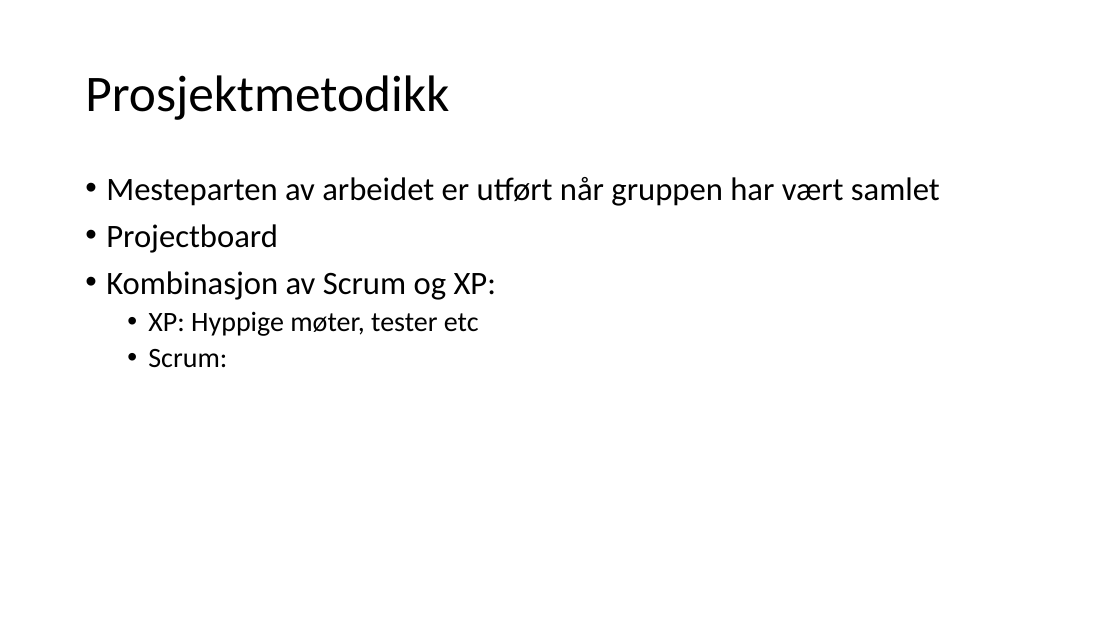
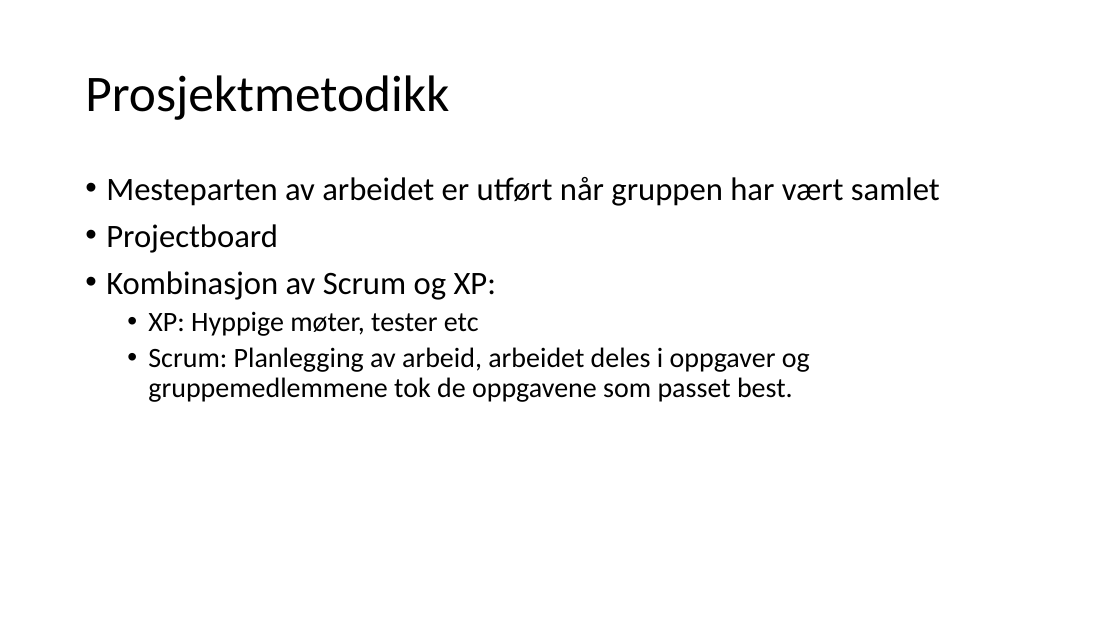
Before and after one commit to inf112-v19/codingwarriors, a slide deck: slide 3 of src/presentation/Codingwarriors.pptx. Drawn at 1120x630 pixels with LibreOffice and Linux fonts; fonts in the diff are those of the drawing. Boxes give left, top, right and bottom in pixels: in the first picture for what was removed or moved away, otherwise in the second. Text is boxed around its words. In the diff, an @@ line names an element or a change of style, - is before the commit and + after.

Commit message:
Updated presentation

```diff
--- a/src/presentation/Codingwarriors.pptx
+++ b/src/presentation/Codingwarriors.pptx
@@ text at box(148, 347, 810, 402): text changed @@
-  • Scrum:
+  • Scrum: Planlegging av arbeid, arbeidet deles i oppgaver og gruppemedlemmene tok de oppgavene som passet best.
```
Also in this commit, not shown: 2 other slides changed.
